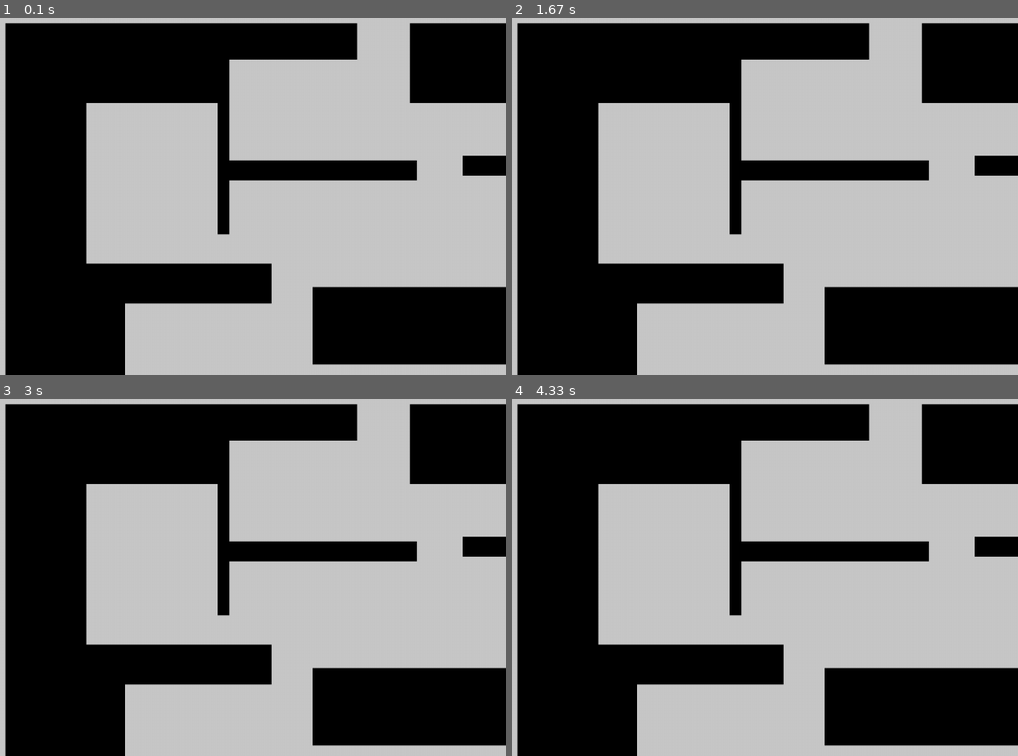
Above: before the commit, frames 1-4 (two rows, left to right).
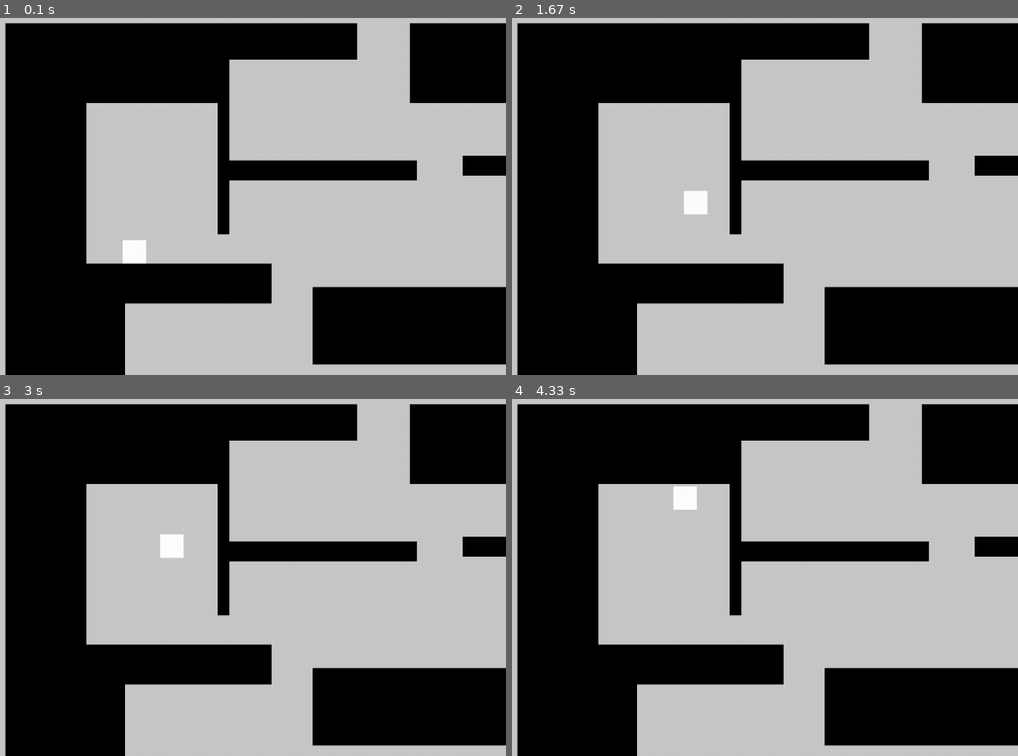
Above: after the commit, the same moments.

Repository: dast3rr/pygameproject_2DPlaformer
Game: pygame game, started from code/main.py
Two runs of this game, one before a commit and one after it. Both use one fixed random seed, a clock stepped at 60 frames per second and the inputs below.
Inputs:
- Up to frame 1 (0.1 s): no input
- Up to frame 2 (1.67 s): tap Space at 0.33, 0.73, 1.03, 1.23, 1.53 s; hold Shift 0.67-1.13 s; hold D 0.67-1.13 s; hold D 1.17-1.63 s
- Up to frame 3 (3 s): hold D 1.67-2.13 s; tap Space at 1.73, 2.03, 2.23, 2.53, 2.8 s; hold A 2.17-2.7 s; hold A from 2.73 s (still down)
- Up to frame 4 (4.33 s): tap Space at 3.1, 3.23, 3.53, 3.9, 4.2 s; release A at 3.13 s; hold D 3.17-3.8 s; hold A 3.83-4.3 s

The runs differ from the first frame. In frame 1, 0.3% of the frame differs, in the area x 24-29%, y 62-69%; in frame 2, 0.3%; in frame 3, 0.3%; in frame 4, 0.3%.

Commit message:
Добавил первичные функции главного героя. Прокомментировал

Diff:
--- a/code/graphics.py
+++ b/code/graphics.py
@@ -3,8 +3,12 @@
 import sys
 from screeninfo import get_monitors
 
+CAN_MOVE = True
+CAN_FALL = False
+
 # группы спрайтов
 platforms = pygame.sprite.Group()
+character = pygame.sprite.Group()
 
 # получаю параметры монитора, по ним делаю окно игры
 monitor = get_monitors()[0]
@@ -32,19 +36,40 @@
 #         image = image.convert_alpha()
 #     return image
 
+# класс для горизонтальных пересечений и картинки
+class MainCharacterForHorizontal(pygame.sprite.Sprite):
+    def __init__(self, x, y, a, b):
+        # всякие кординаты
+        super().__init__(character)
+        w, h = screen.get_size()
+        self.image = pygame.Surface((a, b),
+                                    pygame.SRCALPHA, 32)
+        self.cords = (w // 3 + x * 2 + (b - a // 2), h // 6 + y * 2, a, b)
+        self.rect = pygame.Rect(w // 3 + x * 2, h // 6 + y * 2, b, b)
+        pygame.draw.rect(screen, 'white', self.rect)
 
-# class MainCharacter(pygame.sprite.Sprite):
-#     def __init__(self, a, x, y):
-#         super().__init__(cube)
-#         self.a = a
-#         self.image = pygame.Surface((a, a),
-#                                     pygame.SRCALPHA, 32)
-#         self.rect = pygame.Rect(x, y, a, a)
-#         pygame.draw.rect(screen, 'blue', (x, y, a, a))
-#         self.v = 50
-#
-#     def update(self):
-#         pygame.draw.rect(screen, 'blue', (self.rect.x, self.rect.y, self.a, self.a))
+    def update(self):
+        pygame.draw.rect(screen, 'white', self.rect)
+
+    # есть ли перисечение
+    def get_condition(self):
+        return pygame.sprite.spritecollideany(self, platforms)
+
+# класс только для вертикальных перемещений
+class MainCharacterForVertical(pygame.sprite.Sprite):
+    def __init__(self, x, y, a, b):
+        super().__init__(character)
+        # всякие кординаты
+        w, h = screen.get_size()
+        self.image = pygame.Surface((a, b),
+                                    pygame.SRCALPHA, 32)
+        self.cords = (w // 3 + x * 2, h // 6 + y * 2 + (a - b // 2), a, b)
+        self.rect = pygame.Rect(w // 3 + x * 2, h // 6 + y * 2, a, a)
+
+    # есть ли пересечение
+    def get_condition(self):
+        return pygame.sprite.spritecollideany(self, platforms)
+
 
 # класс стен
 class Platform(pygame.sprite.Sprite):
@@ -57,7 +82,7 @@
                                     pygame.SRCALPHA, 32)
 
         # начальное положение. Чтобы поменять self.rect.x = 100 или self.rect.y = 200
-        self.rect = pygame.Rect(w // 3 + x * 2, h // 3 + y * 2, a * 2, b * 2)
+        self.rect = pygame.Rect(w // 3 + x * 2, h // 6 + y * 2, a * 2, b * 2)
         pygame.draw.rect(screen, 'black', self.rect)
 
     # обновление положения
--- a/code/main.py
+++ b/code/main.py
@@ -1,4 +1,4 @@
-from graphics import Platform, platforms, screen, fps, size
+from graphics import Platform, platforms, screen, fps, size, MainCharacterForVertical, MainCharacterForHorizontal, character
 from data import cords
 
 import pygame
@@ -6,7 +6,7 @@
 
 
 if __name__ == '__main__':
-    #Перемещаю экран на центр
+    # Перемещаю экран на центр
     os.environ['SDL_VIDEO_CENTERED'] = '1'
 
     pygame.init()
@@ -14,22 +14,110 @@
     # таймер для обновления фпс - 60
     clock = pygame.time.Clock()
 
+    # скорость падения, прыжка и передвижения
+    move_speed = 80
+    fall_speed = 120
+    jump_speed = 120
+
+    # пустое значение
+    start_jump_altitude = 0
+    jump = False
+
     # Создаю чёрные прямоугольники стен по кординатам из data.py
     for cord in cords:
         Platform(*cord)
 
+    # создаю два прямоугольника, один отвечает за пересечение по вертикали, другой - по горизонтали
+    main_hor = MainCharacterForHorizontal(100, 185, 20, 40)
+    main_ver = MainCharacterForVertical(100, 185, 40, 20)
+
+    # перемещение в стороны
+    right = left = 0
     running = True
     while running:
         for event in pygame.event.get():
             if event.type == pygame.QUIT:
                 running = False
+            # если нажаты клавиши
+            elif event.type == pygame.KEYDOWN:
+                if event.key == pygame.K_d:
+                    right = 1
+                elif event.key == pygame.K_a:
+                    left = -1
+
+                # если нажат shift то ускоряется
+                elif event.mod & pygame.K_LSHIFT:
+                    move_speed = 120
+
+                # при нажатии на пробел - прыжок
+                elif event.key == pygame.K_SPACE and not jump:
+                    start_jump_altitude = main_hor.rect.y
+                    jump = True
+
+            # если отпускается какая-либо клавиша
+            elif event.type == pygame.KEYUP:
+                if event.key == pygame.K_d:
+                    right = 0
+                elif event.key == pygame.K_a:
+                    left = 0
+
+                elif event.key == pygame.K_LSHIFT:
+                    move_speed = 80
 
         # цвет можно поменять. Это будет цвет фона
         screen.fill(pygame.color.Color(200, 200, 200))
+        # перемещение в стороны. Если нажаты клавиши, то соответствующие значения
+        move_hor = right + left
 
-        # отрисовываю все прямоугольники
+        # двигаю
+        main_hor.rect.x += (move_hor * move_speed) / fps
+        main_ver.rect.x += (move_hor * move_speed) / fps
+
+        # проверяю пересечение с блоками
+        condition_ver = main_ver.get_condition()
+        condition_hor = main_hor.get_condition()
+
+        # если пересекается, то возвращаю обратно
+        if condition_ver:
+            main_hor.rect.x -= (move_hor * move_speed) / fps
+            main_ver.rect.x -= (move_hor * move_speed) / fps
+
+        # падать или нет
+        if condition_hor or jump:
+            fall_speed = 0
+        elif not condition_hor and not condition_ver:
+            fall_speed = 120
+
+        # перемещение по высоте
+        main_hor.rect.y += fall_speed / fps
+        main_ver.rect.y += fall_speed / fps
+
+        # если прыжок, то двигаться вверх
+        if jump:
+            main_hor.rect.y -= jump_speed / fps
+            main_ver.rect.y -= jump_speed / fps
+
+        # если улетели далеко от начальной точки прыжка или же встертили стену, то прыжок заверщается
+        if main_hor.rect.y - start_jump_altitude == -70:
+            jump = False
+
+        # если врезались
+        if main_hor.get_condition():
+            if not jump:
+                main_hor.rect.y -= fall_speed / fps
+                main_ver.rect.y -= fall_speed / fps
+            else:
+                fall_speed = 120
+                main_hor.rect.y += fall_speed / fps
+                main_ver.rect.y += fall_speed / fps
+                jump = False
+
+        # отрисовываю все группы спрайтов
         platforms.draw(screen)
         platforms.update()
+
+        character.draw(screen)
+        character.update()
 
         pygame.display.flip()
         clock.tick(fps)
